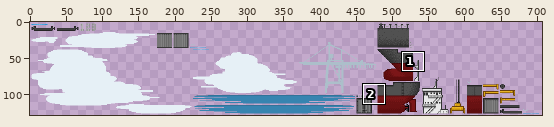
Sprite sheet: Source/Docker/android/assets/img/docker.png. The first picture is a wide view before the edit; the outline marks the close-up.
Close-up. The starting point:
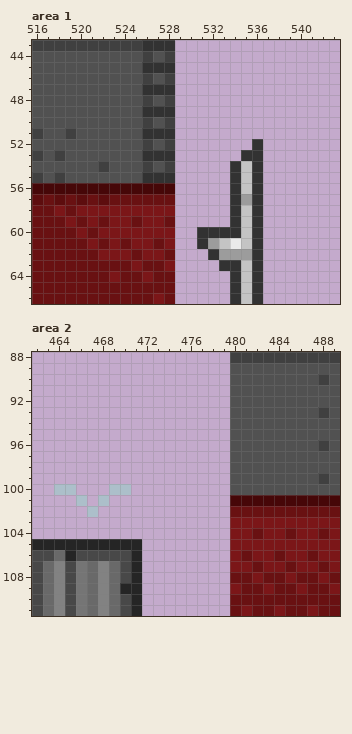
The file is 1024x128 pixels. Colours within 5 levels of each other are drawn and written as one. Shown: area 1: x 516..543, y 43..66; area 2: x 462..489, y 88..111. The wide view leaves out empty margins.
Now the later version:
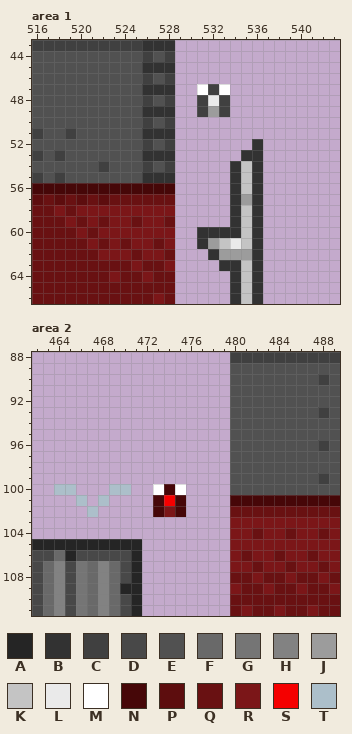
Palette (. is transparent): A #252525  B #323232  C #404040  D #484848  E #515151  F #696969  G #757575  H #828282  J #9c9c9c  K #c4c4c4  L #eaeaea  M #ffffff  N #460708  P #5d0d0e  Q #691112  R #7b1618  S #f50000  T #acbfca
The exact change:
Changed rows in their new state; - is an unchanged pixel.
Area 1:
first column x 531:
47 MCM
48 CLC
49 CJC
Area 2:
first column x 473:
100 MNM
101 NSN
102 NRN
Pixel boxes of the changes (left, top, right, bottom) in both close-ups:
added: (197, 84, 230, 117)
added: (153, 484, 186, 517)
